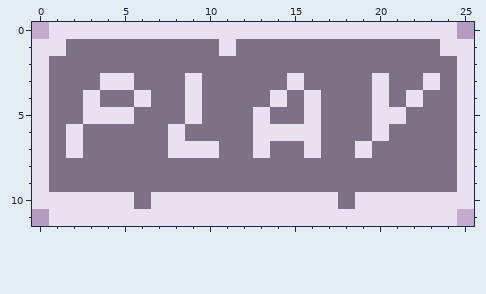
One commit to this pixel-art file: assets/img/menu/panneau_play.aseprite. This is how it looked before the edit.
32x23 pixels, 1 frame. The old version is drawn lined up with the new one, on the new canvas.
After:
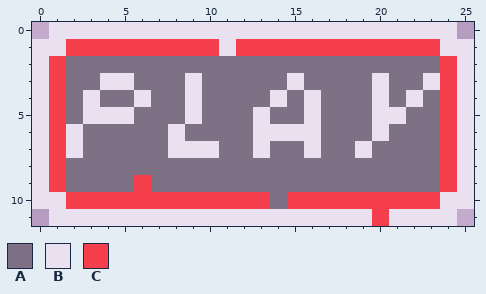
Palette (. is transparent): A #7e7185  B #eae1f0  C #f63f4c
What changed:
{"change": "canvas 32x23 -> 26x12, the old top-left corner now at -3,-4 (the part of the old canvas that was cut away was empty and is not shown)"}
{"y":1,"x":2,"old":"AAAAAAAAA","new":"CCCCCCCCC"}
{"y":1,"x":12,"old":"AAAAAAAAAAAA","new":"CCCCCCCCCCCC"}
{"y":2,"x":1,"old":"A","new":"C"}
{"y":2,"x":24,"old":"A","new":"C"}
{"y":3,"x":1,"old":"A","new":"C"}
{"y":3,"x":24,"old":"A","new":"C"}
{"y":4,"x":1,"old":"A","new":"C"}
{"y":4,"x":24,"old":"A","new":"C"}
{"y":5,"x":1,"old":"A","new":"C"}
{"y":5,"x":24,"old":"A","new":"C"}
{"y":6,"x":1,"old":"A","new":"C"}
{"y":6,"x":24,"old":"A","new":"C"}
{"y":7,"x":1,"old":"A","new":"C"}
{"y":7,"x":24,"old":"A","new":"C"}
{"y":8,"x":1,"old":"A","new":"C"}
{"y":8,"x":24,"old":"A","new":"C"}
{"y":9,"x":1,"old":"A","new":"C"}
{"y":9,"x":6,"old":"A","new":"C"}
{"y":9,"x":24,"old":"A","new":"C"}
{"y":10,"x":2,"old":"BBBBABBBBBBBBBBBABBBBB","new":"CCCCCCCCCCCCACCCCCCCCC"}
{"y":11,"x":20,"old":"B","new":"C"}
